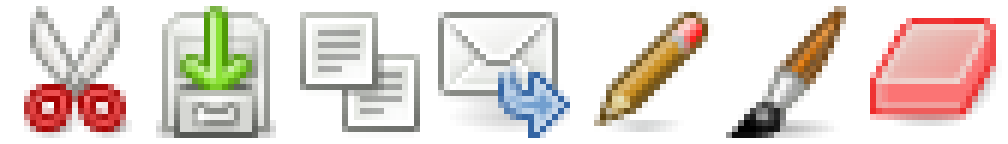
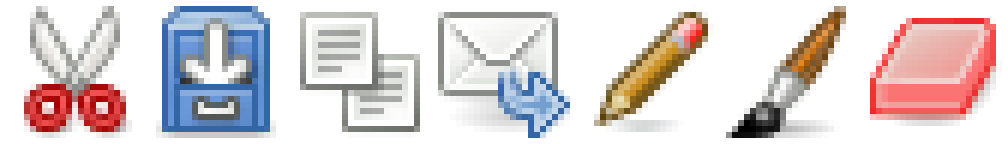
Layer changes from the first 1008x144 image to the second:
added layer "Eingefügte Ebene" above "134.png" over [156,6,276,138]
painted on "134.png" over [156,6,276,138]
